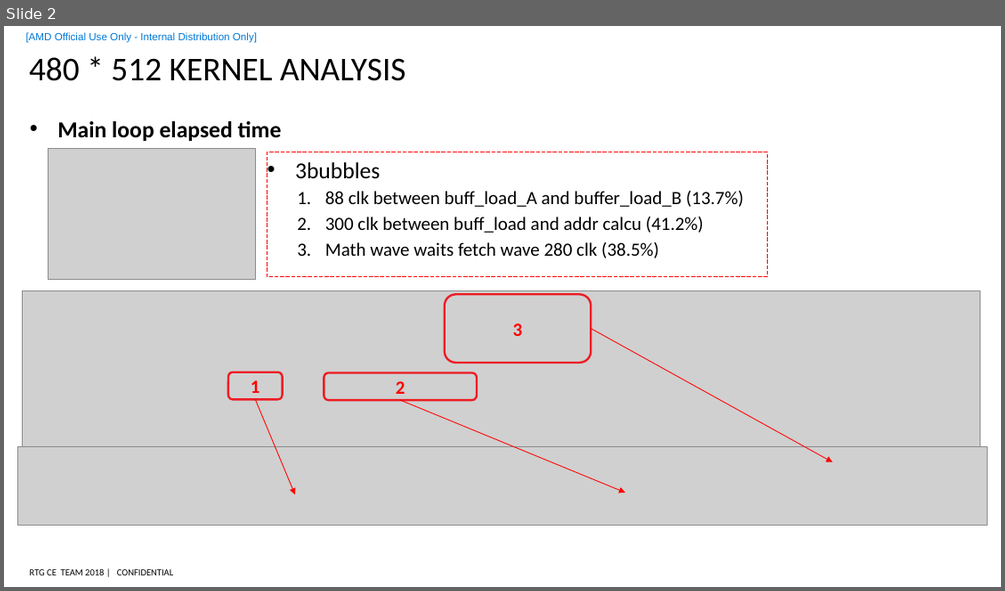
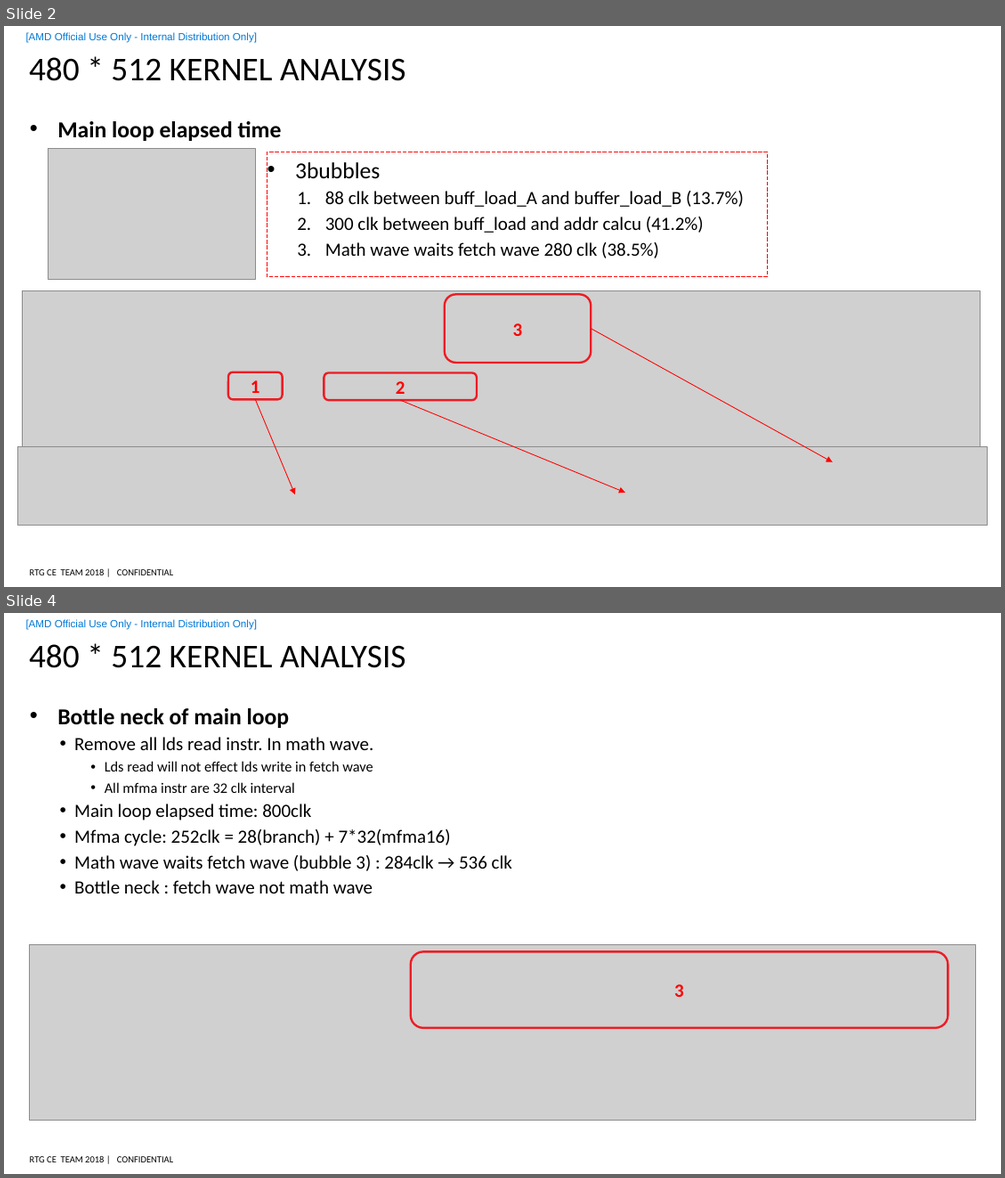
Before and after one commit to feifei14119/TensileLite, a slide deck: doc/480x512 kernel analysis.pptx. Shown one above the other, each under a label of ours: slide 2 before the commit, slides 2 and 4 after it; the slides between them are not shown. The pictures are 1005x591 and 1005x1178 pixels, drawn with LibreOffice and Linux fonts; fonts in the diff are those of the drawing; grey boxes stand for pictures; background and template pictures are left out. Boxes give left, top, right and bottom in pixels: in the first picture for what was removed or moved away, otherwise in the second. Text is boxed around its words. In the diff, an @@ line names an element or a change of style, - is before the commit and + after.

```diff
--- a/doc/480x512 kernel analysis.pptx
+++ b/doc/480x512 kernel analysis.pptx
@@ slide 4 added at bbox=[4, 613, 1001, 1174], background #FFFFFF; not listed: 3 template elements that a slide beside it also shows @@
@@ title added at bbox=[29, 644, 406, 668], 32 pt, text #000000 @@
+480 * 512 KERNEL ANALYSIS
@@ text added at bbox=[57, 708, 512, 893], 18 pt, text #000000 @@
+• Bottle neck of main loop
+  • Remove all lds read instr. In math wave.
+    • Lds read will not effect lds write in fetch wave
+    • All mfma instr are 32 clk interval
+  • Main loop elapsed time: 800clk
+  • Mfma cycle: 252clk = 28(branch) + 7*32(mfma16)
+  • Math wave waits fetch wave (bubble 3) : 284clk → 536 clk
+  • Bottle neck : fetch wave not math wave
@@ picture added at bbox=[30, 945, 975, 1120] @@
@@ rounded rectangle added at bbox=[411, 952, 947, 1028], outline #ED1C24 2 pt, 18 pt, text #FF0000, bold @@
+3
```
Also in this commit, not shown: 1 other slide added, 24 other files.
